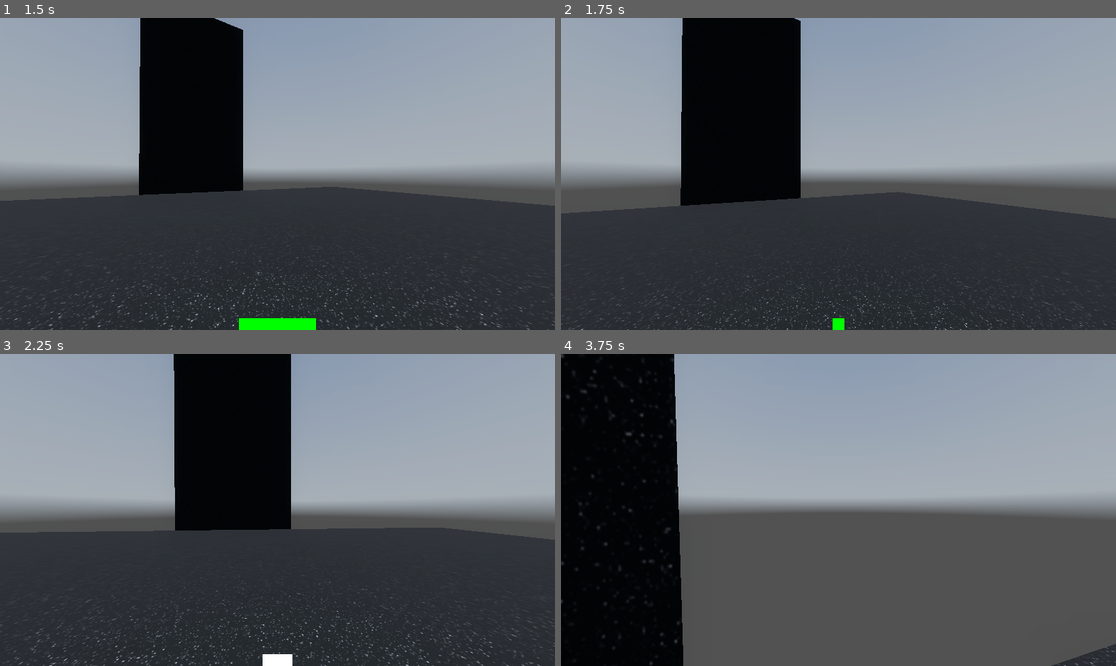
Above: before the commit, frames 1-4 (two rows, left to right).
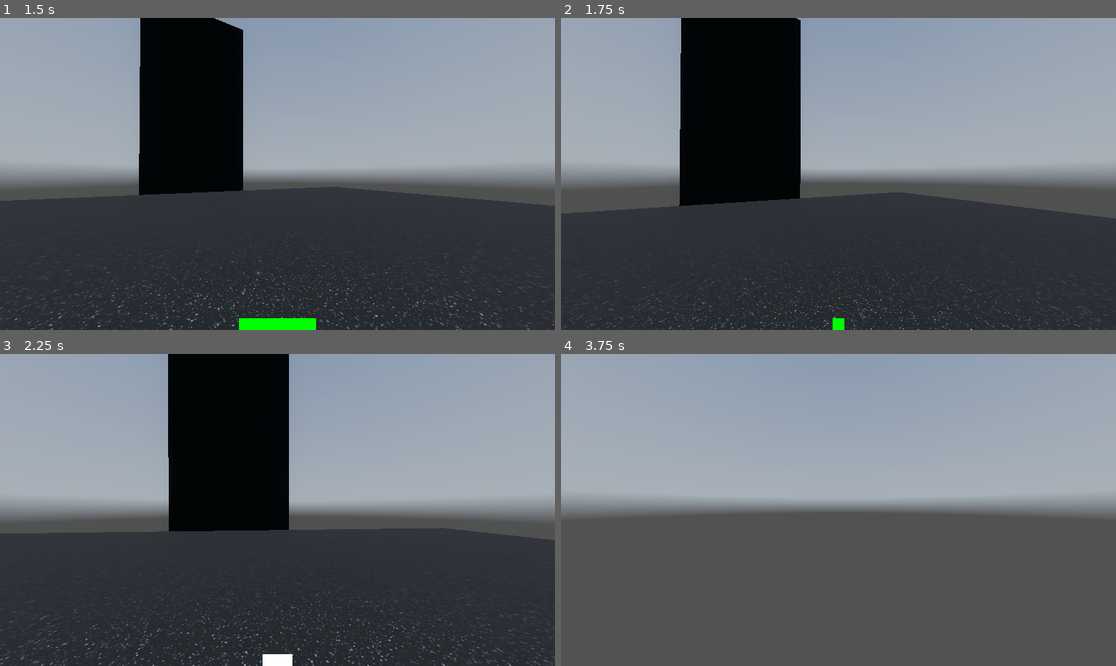
Above: after the commit, the same moments.

Repository: paulfok/parkour
Game: Godot game, scene res://world.tscn
The game is run twice, just before and just after one commit, with the same random seed, the same clock (stepped at 60 frames per second) and the same inputs. A sky picture missing from this copy of the repository is replaced by a grey-blue gradient.
Inputs (mouse positions are in pixels of both pictures, inside the frame that each line leads up to):
- Up to frame 1 (1.5 s): click "Start" at 0.5 s; tap Enter at 1.25 s; move the mouse to (305, 174) at 1.27 s; hold W (forward) from 1.28 s (still down); tap Middle mouse button (charge) at 1.35 s
- Up to frame 2 (1.75 s): keep holding W (forward); tap Space (jump) at 1.52 s
- Up to frame 3 (2.25 s): keep holding W (forward); move the mouse to (249, 510) at 2.02 s; tap Middle mouse button (charge) at 2.1 s
- Up to frame 4 (3.75 s): keep holding W (forward); tap Space (jump) at 2.27 s; move the mouse to (849, 503) at 2.77 s; tap Middle mouse button (charge) at 2.85, 3.6 s; move the mouse to (832, 516) at 3.52 s

Frame 1 is identical in both runs. In frame 2, 1.2% of the frame differs, in the area x 0-100%, y 0-100%; in frame 3, 2.7%; in frame 4, 22%.

Commit message:
Added Display Mode setting 	modified:   button.gd 	modified:   character_body_3d.gd 	modified:   charge_indicator.gd 	modified:   option_vsync.gd 	modified:   options_button.gd 	modified:   options_menu.gd 	modified:   project.godot 	modified:   world.tscn 	option_display_mode.gd

Diff:
--- a/button.gd
+++ b/button.gd
@@ -10,4 +10,3 @@
 func _process(delta: float) -> void:
 	if button_pressed:
 		$"../../CharacterBody3D".Menu = 0
-	pass
--- a/character_body_3d.gd
+++ b/character_body_3d.gd
@@ -32,7 +32,6 @@
 			$Camera3D.rotation.x = clamp($Camera3D.rotation.x, PI/-2, PI/2)
 
 func _physics_process(delta: float) -> void:
-
 
 	if Menu == 0:
 		$"../Menus".hide()
@@ -101,10 +100,10 @@
 			var input_dir := Input.get_vector("left", "right", "forward", "backward")
 			var direction := (transform.basis * Vector3(input_dir.x, 0, input_dir.y)).normalized()
 			if direction:
-				velocity.x *= 0.975
-				velocity.z *= 0.975
-				velocity.x += (direction.x * SPEED * 0.025) #* velocity.x
-				velocity.z += (direction.z * SPEED * 0.025) #* velocity.z
+				velocity.x *= 0.925
+				velocity.z *= 0.925
+				velocity.x += (direction.x * SPEED * 0.1)
+				velocity.z += (direction.z * SPEED * 0.1)
 
 		if Input.is_action_just_pressed("down") and is_on_floor() and slide == 0 and abs(velocity.x) + abs(velocity.z) > 5:
 			create_tween().tween_property($Camera3D, "position", Vector3(0,0.5,0), 0.25).set_trans(Tween.TRANS_CUBIC)
--- a/charge_indicator.gd
+++ b/charge_indicator.gd
@@ -5,7 +5,6 @@
 # Called when the node enters the scene tree for the first time.
 func _ready() -> void:
 	$".".modulate.a = 0
-	pass # Replace with function body.
 
 
 # Called every frame. 'delta' is the elapsed time since the previous frame.
@@ -16,7 +15,6 @@
 
 	if $"../../CharacterBody3D".charge_cooldown == 0 and $".".modulate.a == 1:
 		create_tween().tween_property($".", "modulate:a", 0, .25).set_trans(Tween.TRANS_QUART)
-	pass
 
 func charge_end_jump():
 	start_tween.kill()
--- a/option_vsync.gd
+++ b/option_vsync.gd
@@ -3,11 +3,12 @@
 
 # Called when the node enters the scene tree for the first time.
 func _ready() -> void:
-	text = "Vsync" # Replace with function body.
+	pass # Replace with function body.
 
 
 # Called every frame. 'delta' is the elapsed time since the previous frame.
 func _process(delta: float) -> void:
+	text = "Vsync"
 	#Disabled
 	if get_selected_id() == 0:
 		DisplayServer.window_set_vsync_mode(DisplayServer.VSYNC_DISABLED)
@@ -20,5 +21,3 @@
 	#Mailbox
 	if get_selected_id() == 3:
 		DisplayServer.window_set_vsync_mode(DisplayServer.VSYNC_MAILBOX)
-	#print(Engine.get_frames_per_second())
-	pass
--- a/options_button.gd
+++ b/options_button.gd
@@ -10,4 +10,3 @@
 func _process(delta: float) -> void:
 	if button_pressed:
 		$"../OptionsMenu".OptionsOpened = 1
-	pass
--- a/options_menu.gd
+++ b/options_menu.gd
@@ -4,7 +4,6 @@
 # Called when the node enters the scene tree for the first time.
 func _ready() -> void:
 	hide()
-	pass # Replace with function body.
 
 
 # Called every frame. 'delta' is the elapsed time since the previous frame.
@@ -14,5 +13,3 @@
 		if Input.is_action_pressed("menu"):
 			OptionsOpened = 0
 			hide()
-			print("e")
-	pass
--- a/project.godot
+++ b/project.godot
@@ -17,7 +17,6 @@
 
 [display]
 
-window/size/mode=4
 window/vsync/vsync_mode=0
 
 [input]
--- a/world.tscn
+++ b/world.tscn
@@ -8,6 +8,7 @@
 [ext_resource type="Script" path="res://options_button.gd" id="5_050hp"]
 [ext_resource type="Script" path="res://options_menu.gd" id="6_k4afr"]
 [ext_resource type="Script" path="res://option_vsync.gd" id="7_gd1s6"]
+[ext_resource type="Script" path="res://option_display_mode.gd" id="8_7hjcq"]
 
 [sub_resource type="CapsuleShape3D" id="CapsuleShape3D_5nawy"]
 
@@ -198,5 +199,18 @@
 popup/item_3/id = 3
 script = ExtResource("7_gd1s6")
 
+[node name="DisplayMode" type="OptionButton" parent="Menus/OptionsMenu"]
+layout_mode = 2
+alignment = 1
+item_count = 4
+popup/item_0/text = "Fullscreen"
+popup/item_1/text = "Exclusive Fullscreen"
+popup/item_1/id = 1
+popup/item_2/text = "Windowed"
+popup/item_2/id = 2
+popup/item_3/text = "Maximized"
+popup/item_3/id = 3
+script = ExtResource("8_7hjcq")
+
 [node name="WorldEnvironment" type="WorldEnvironment" parent="."]
 environment = SubResource("Environment_k5r6i")
Not shown: 1 places in world.tscn that only renumber resources
